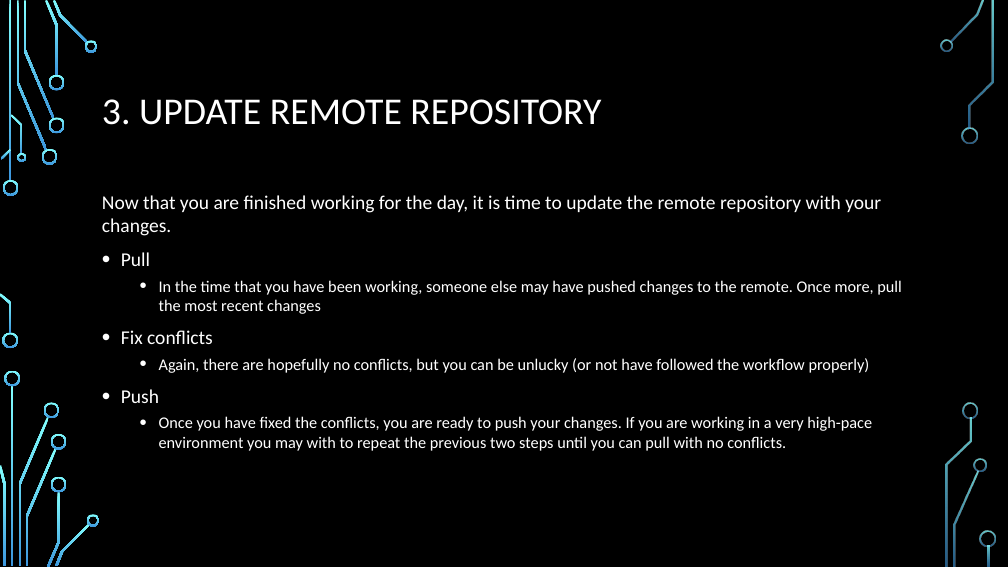
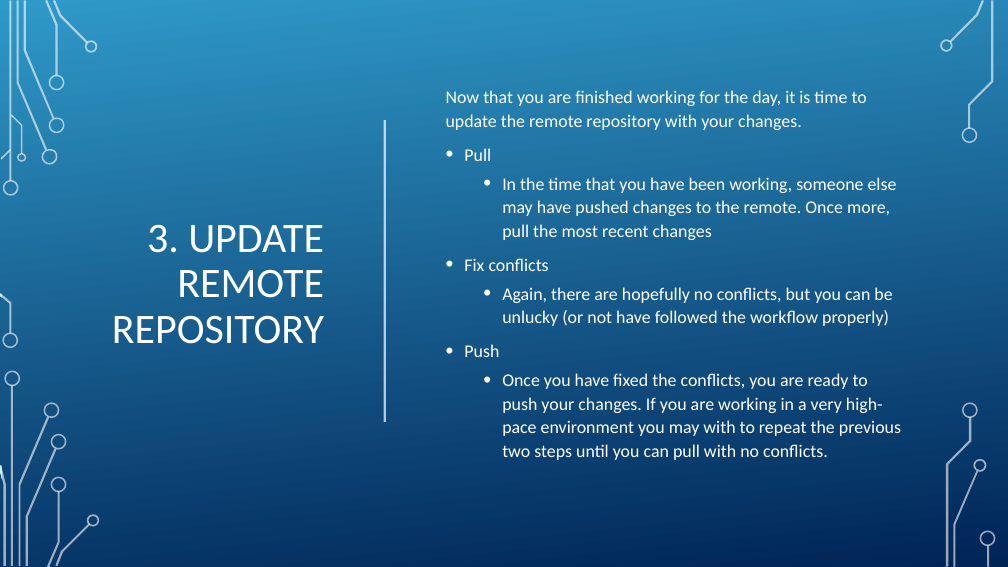
Before and after one commit to EoinRaff/Java_Demo, a slide deck: slide 7 of Github Workflow.pptx (slide 6 before the commit). Drawn at 1008x567 pixels with LibreOffice and Linux fonts; fonts in the diff are those of the drawing; background and template pictures are left out. Boxes give left, top, right and bottom in pixels: in the first picture for what was removed or moved away, otherwise in the second. Text is boxed around its words. In the diff, an @@ line names an element or a change of style, - is before the commit and + after.

```diff
--- a/Github Workflow.pptx
+++ b/Github Workflow.pptx
@@ rectangle added at (x1=2, y1=0, x2=1008, y2=566), fill gradient #3198C9 to #002456 @@
@@ title "3. UPDATE REMOTE REPOSITORY" moved from (x1=102, y1=99, x2=601, y2=125) to (x1=112, y1=224, x2=324, y2=344) @@
@@ title "3. UPDATE REMOTE REPOSITORY" at (x1=112, y1=224, x2=324, y2=344): size 36 to 40 pt; alignment left to right @@
@@ text "Now that you are finished ..." moved from (x1=102, y1=195, x2=902, y2=451) to (x1=446, y1=90, x2=901, y2=460) @@
@@ text "Now that you are finished ..." at (x1=446, y1=90, x2=901, y2=460): size 18.6 to 17 pt in "Now that you are finished working for ...", "Pull", "Fix conflicts", "Push"; size 15.5 to 17 pt in "In the time that you have been ...", "Again, there are hopefully no conflicts, but ...", "Once you have fixed the conflicts, you ..."; line spacing 1 to 1.1; vertical alignment top to middle @@
@@ line added from (385, 120) to (385, 422), #FFFFFF 2 pt @@
@@ group added at (x1=0, y1=0, x2=100, y2=567): 24 freeform shapes, 2 rectangles @@
@@ group added at (x1=940, y1=0, x2=996, y2=566): 9 freeform shapes, 1 rectangle @@
```
Also in this commit, not shown: 10 other slides changed, 6 slides added.
